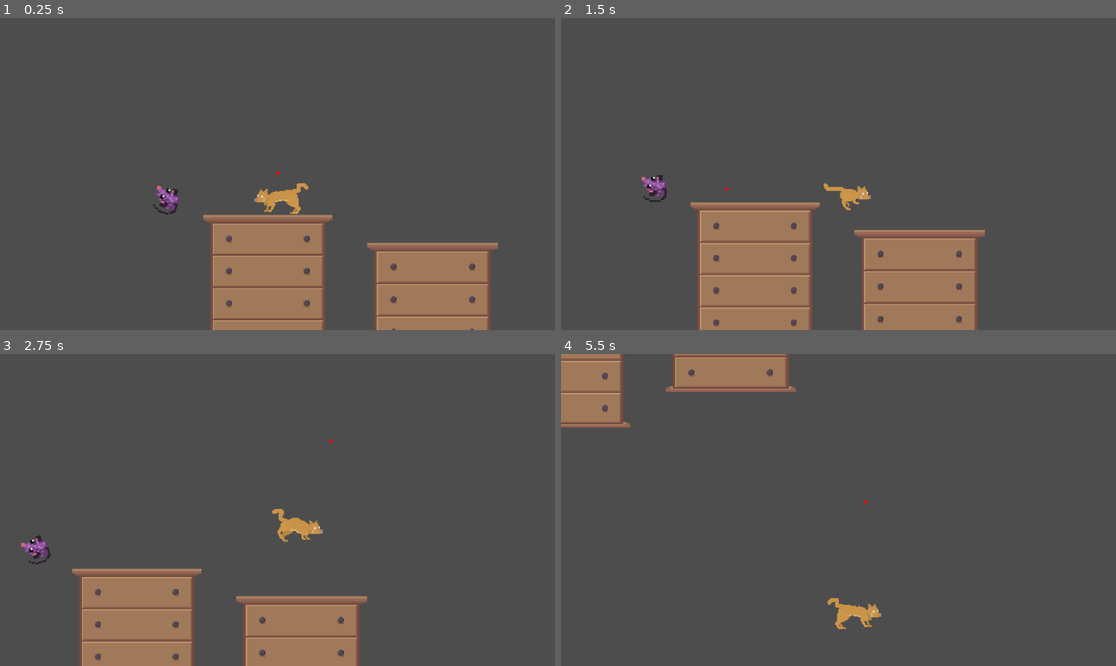
Above: before the commit, frames 1-4 (two rows, left to right).
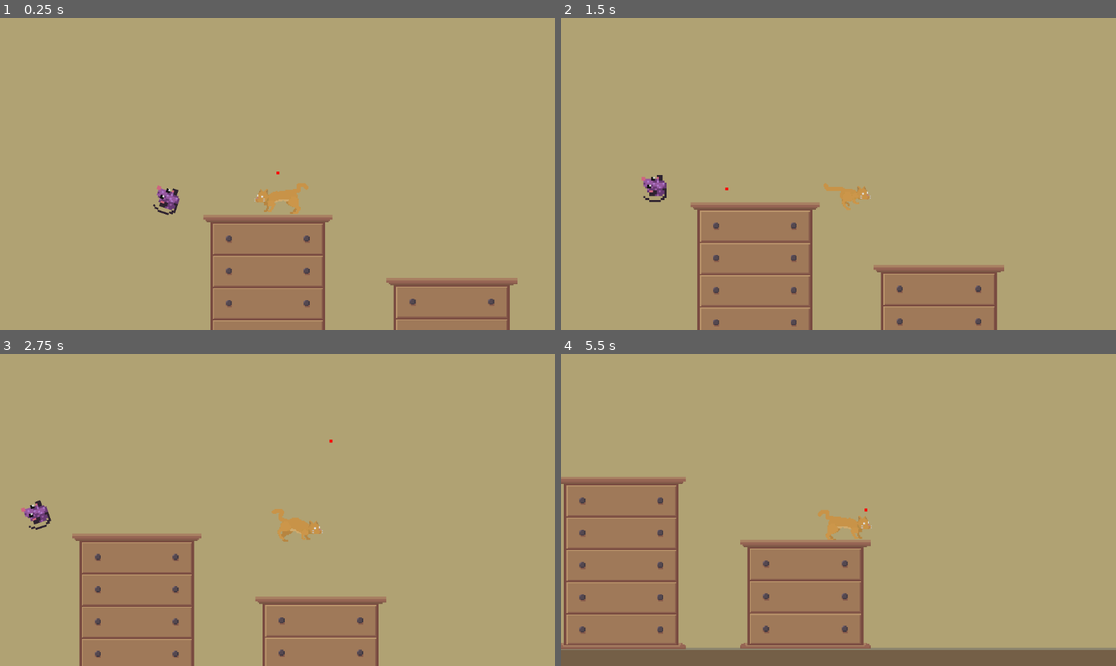
Above: after the commit, the same moments.

Repository: arrowira/RedDotJam
Game: Godot game, scene res://main.tscn
Two runs of this game, one before a commit and one after it. Both use one fixed random seed, a clock stepped at 60 frames per second and the inputs below.
Inputs (mouse positions are in pixels of both pictures, inside the frame that each line leads up to):
- Up to frame 1 (0.25 s): no input
- Up to frame 2 (1.5 s): move the mouse to (960, 158) at 0.52 s; move the mouse to (727, 189) at 1.27 s
- Up to frame 3 (2.75 s): move the mouse to (333, 441) at 2.02 s
- Up to frame 4 (5.5 s): move the mouse to (810, 572) at 2.77 s; move the mouse to (1005, 556) at 3.52 s; move the mouse to (672, 463) at 4.27 s; move the mouse to (866, 510) at 5.02 s

The runs differ from the first frame. In frame 1, 89% of the frame differs, in the area x 0-100%, y 0-100%; in frame 2, 88%; in frame 3, 91%; in frame 4, 100%.

Commit message:
background

Diff:
--- /dev/null
+++ b/reddotproject/common/background/background.tscn
@@ -0,0 +1,24 @@
+[gd_scene load_steps=3 format=3 uid="uid://drb6vgeymex4i"]
+
+[ext_resource type="Texture2D" uid="uid://c2yols8b1d35w" path="res://textures/wallPaper-1.png.png" id="1_vrbbt"]
+
+[sub_resource type="RectangleShape2D" id="RectangleShape2D_1713r"]
+size = Vector2(2136.8, 20)
+
+[node name="Background" type="Node2D"]
+z_index = -10
+scale = Vector2(5, 5)
+
+[node name="StaticBody2D" type="StaticBody2D" parent="."]
+scale = Vector2(1, 1)
+
+[node name="CollisionShape2D" type="CollisionShape2D" parent="StaticBody2D"]
+position = Vector2(-4.80005, 29.6667)
+shape = SubResource("RectangleShape2D_1713r")
+
+[node name="Parallax2D" type="Parallax2D" parent="."]
+repeat_size = Vector2(30, 0)
+repeat_times = 70
+
+[node name="Sprite2D" type="Sprite2D" parent="Parallax2D"]
+texture = ExtResource("1_vrbbt")
--- a/reddotproject/levels/lvl_2.tscn
+++ b/reddotproject/levels/lvl_2.tscn
@@ -1,3 +1,28 @@
-[gd_scene format=3 uid="uid://ld4sfm11lipc"]
+[gd_scene load_steps=7 format=3 uid="uid://ld4sfm11lipc"]
+
+[ext_resource type="PackedScene" uid="uid://lxssocnf1y78" path="res://cat/cat.tscn" id="1_tee23"]
+[ext_resource type="PackedScene" uid="uid://bf0frawo2u75s" path="res://objects/lamp/lamp_orange_small.tscn" id="2_eb6gp"]
+[ext_resource type="PackedScene" uid="uid://d4lemonl2dmg0" path="res://objects/lamp/lamp_orange_large.tscn" id="3_s047g"]
+[ext_resource type="PackedScene" uid="uid://dwh15m6vaxtdp" path="res://objects/wardrobe/wardrobe_large.tscn" id="4_00bok"]
+[ext_resource type="PackedScene" uid="uid://i6sf60nrefe0" path="res://objects/wardrobe/wardrobe_small.tscn" id="5_q152a"]
+[ext_resource type="PackedScene" uid="uid://bvbpvexlyuf02" path="res://laser/redDot.tscn" id="6_7d38h"]
 
 [node name="lvl2" type="Node2D"]
+
+[node name="Cat" parent="." instance=ExtResource("1_tee23")]
+position = Vector2(-3, -24)
+
+[node name="lampOrangeSmall" parent="." instance=ExtResource("2_eb6gp")]
+position = Vector2(270, 2)
+
+[node name="lampOrangeLarge" parent="." instance=ExtResource("3_s047g")]
+position = Vector2(690, 10)
+
+[node name="wardrobeLarge" parent="." instance=ExtResource("4_00bok")]
+position = Vector2(492, 94)
+
+[node name="wardrobe_small" parent="." instance=ExtResource("5_q152a")]
+position = Vector2(-25, 179)
+
+[node name="redDot" parent="." instance=ExtResource("6_7d38h")]
+position = Vector2(146, -125)
--- a/reddotproject/main.tscn
+++ b/reddotproject/main.tscn
@@ -7,6 +7,7 @@
 [ext_resource type="PackedScene" uid="uid://deh4lr4l0eqfj" path="res://common/exit/exit.tscn" id="4_fgjsn"]
 [ext_resource type="PackedScene" uid="uid://dwh15m6vaxtdp" path="res://objects/wardrobe/wardrobe_large.tscn" id="5_q8gm7"]
 [ext_resource type="PackedScene" uid="uid://i6sf60nrefe0" path="res://objects/wardrobe/wardrobe_small.tscn" id="5_x401n"]
+[ext_resource type="PackedScene" uid="uid://drb6vgeymex4i" path="res://common/background/background.tscn" id="8_qemu7"]
 
 [sub_resource type="Animation" id="Animation_yryto"]
 length = 0.001
@@ -125,7 +126,7 @@
 position = Vector2(5, -3)
 
 [node name="wardrobe_small" parent="." instance=ExtResource("5_x401n")]
-position = Vector2(327, 263)
+position = Vector2(367, 336)
 
 [node name="wardrobeLarge" parent="." instance=ExtResource("5_q8gm7")]
 position = Vector2(-15, 271)
@@ -133,3 +134,6 @@
 [node name="exit" parent="." instance=ExtResource("4_fgjsn")]
 position = Vector2(-223, 56)
 lvlName = "lvl_2"
+
+[node name="Background" parent="." instance=ExtResource("8_qemu7")]
+position = Vector2(148, 352)
--- /dev/null
+++ b/reddotproject/objects/lamp/lamp_orange_large.tscn
@@ -0,0 +1,23 @@
+[gd_scene load_steps=4 format=3 uid="uid://d4lemonl2dmg0"]
+
+[ext_resource type="Texture2D" uid="uid://dntuo27td5sk5" path="res://objects/lamp/lampLarge.png" id="1_jc2c0"]
+
+[sub_resource type="RectangleShape2D" id="RectangleShape2D_v2d8o"]
+size = Vector2(32, 21)
+
+[sub_resource type="RectangleShape2D" id="RectangleShape2D_84qhe"]
+size = Vector2(5, 192)
+
+[node name="lampOrangeLarge" type="StaticBody2D"]
+scale = Vector2(2.5, 2.5)
+
+[node name="CollisionShape2D" type="CollisionShape2D" parent="."]
+position = Vector2(-2, -96.5)
+shape = SubResource("RectangleShape2D_v2d8o")
+
+[node name="Sprite2D" type="Sprite2D" parent="."]
+texture = ExtResource("1_jc2c0")
+
+[node name="CollisionShape2D2" type="CollisionShape2D" parent="."]
+position = Vector2(-2.5, 12)
+shape = SubResource("RectangleShape2D_84qhe")
--- /dev/null
+++ b/reddotproject/objects/lamp/lamp_orange_small.tscn
@@ -0,0 +1,25 @@
+[gd_scene load_steps=4 format=3 uid="uid://bf0frawo2u75s"]
+
+[ext_resource type="Texture2D" uid="uid://khdn7semguwb" path="res://objects/lamp/lampSmall.png" id="1_1xygt"]
+
+[sub_resource type="RectangleShape2D" id="RectangleShape2D_v2d8o"]
+size = Vector2(32, 21)
+
+[sub_resource type="RectangleShape2D" id="RectangleShape2D_84qhe"]
+size = Vector2(6, 76)
+
+[node name="lampOrangeSmall" type="StaticBody2D"]
+scale = Vector2(2.5, 2.5)
+
+[node name="CollisionShape2D" type="CollisionShape2D" parent="."]
+position = Vector2(-3, 22)
+shape = SubResource("RectangleShape2D_v2d8o")
+
+[node name="Sprite2D" type="Sprite2D" parent="."]
+position = Vector2(-3, 60)
+scale = Vector2(0.15, 0.15)
+texture = ExtResource("1_1xygt")
+
+[node name="CollisionShape2D2" type="CollisionShape2D" parent="."]
+position = Vector2(-3, 70)
+shape = SubResource("RectangleShape2D_84qhe")
Not shown: 1 places in reddotproject/main.tscn that only renumber resources
Binary file added: reddotproject/objects/lamp/lampLarge.png
Not shown, added: reddotproject/objects/lamp/lampLarge.png.import
Binary file added: reddotproject/objects/lamp/lampSmall.png
Not shown, added: reddotproject/objects/lamp/lampSmall.png.import
Binary file added: reddotproject/textures/wallPaper-1.png.png
Not shown, added: reddotproject/textures/wallPaper-1.png.png.import
